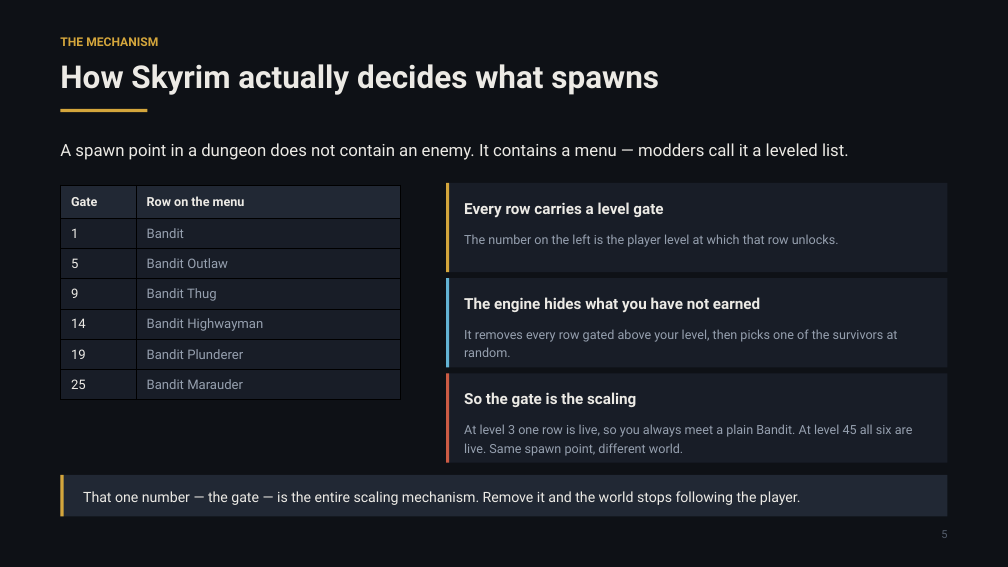
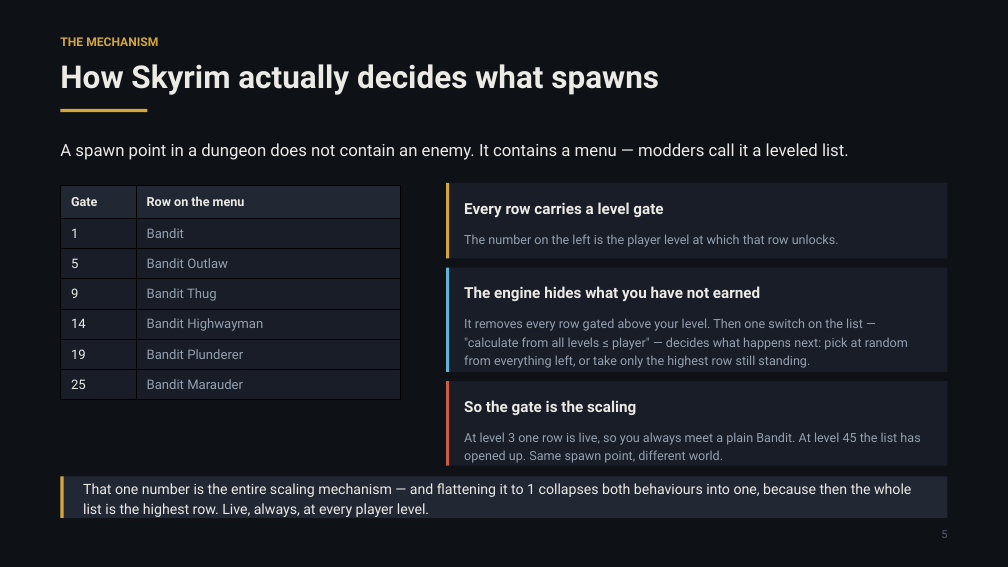
Before and after one commit to stefangouldson/ehlnofey, a slide deck: slide 5 of arch-docs/summary/ehlnofey-tier-ladders.pptx. Drawn at 1008x567 pixels with LibreOffice and Linux fonts; fonts in the diff are those of the drawing. Boxes give left, top, right and bottom in pixels: in the first picture for what was removed or moved away, otherwise in the second. Text is boxed around its words. In the diff, an @@ line names an element or a change of style, - is before the commit and + after.

```diff
--- a/arch-docs/summary/ehlnofey-tier-ladders.pptx
+++ b/arch-docs/summary/ehlnofey-tier-ladders.pptx
@@ rectangle: place and size @@
-rectangle at box(446, 183, 948, 272)
+rectangle at box(446, 183, 948, 259)
@@ rectangle: place and size @@
-rectangle at box(446, 183, 449, 272)
+rectangle at box(446, 183, 449, 259)
@@ rectangle: place and size @@
-rectangle at box(446, 278, 948, 368)
+rectangle at box(446, 268, 948, 372)
@@ rectangle: place and size @@
-rectangle at box(446, 278, 449, 368)
+rectangle at box(446, 268, 449, 372)
@@ text "The engine hides what you ...": place and size @@
-text "The engine hides what you ..." at box(464, 297, 760, 313)
+text "The engine hides what you ..." at box(464, 286, 760, 302)
@@ text at box(464, 318, 908, 368): text changed @@
-It removes every row gated above your level, then picks one of the survivors at random.
+It removes every row gated above your level. Then one switch on the list — "calculate from all levels ≤ player" — decides what happens next: pick at random from everything left, or take only the highest row still standing.
@@ rectangle: place and size @@
-rectangle at box(446, 374, 948, 463)
+rectangle at box(446, 381, 948, 466)
@@ rectangle: place and size @@
-rectangle at box(446, 374, 449, 463)
+rectangle at box(446, 381, 449, 466)
@@ text "So the gate is the ...": place and size @@
-text "So the gate is the ..." at box(464, 392, 636, 407)
+text "So the gate is the ..." at box(464, 400, 636, 415)
@@ text at box(464, 432, 920, 463): text changed @@
-At level 3 one row is live, so you always meet a plain Bandit. At level 45 all six are live. Same spawn point, different world.
+At level 3 one row is live, so you always meet a plain Bandit. At level 45 the list has opened up. Same spawn point, different world.
@@ text at box(83, 483, 911, 517): text changed @@
-That one number — the gate — is the entire scaling mechanism. Remove it and the world stops following the player.
+That one number is the entire scaling mechanism — and flattening it to 1 collapses both behaviours into one, because then the whole list is the highest row. Live, always, at every player level.
```
Also in this commit, not shown: 1 other file.
